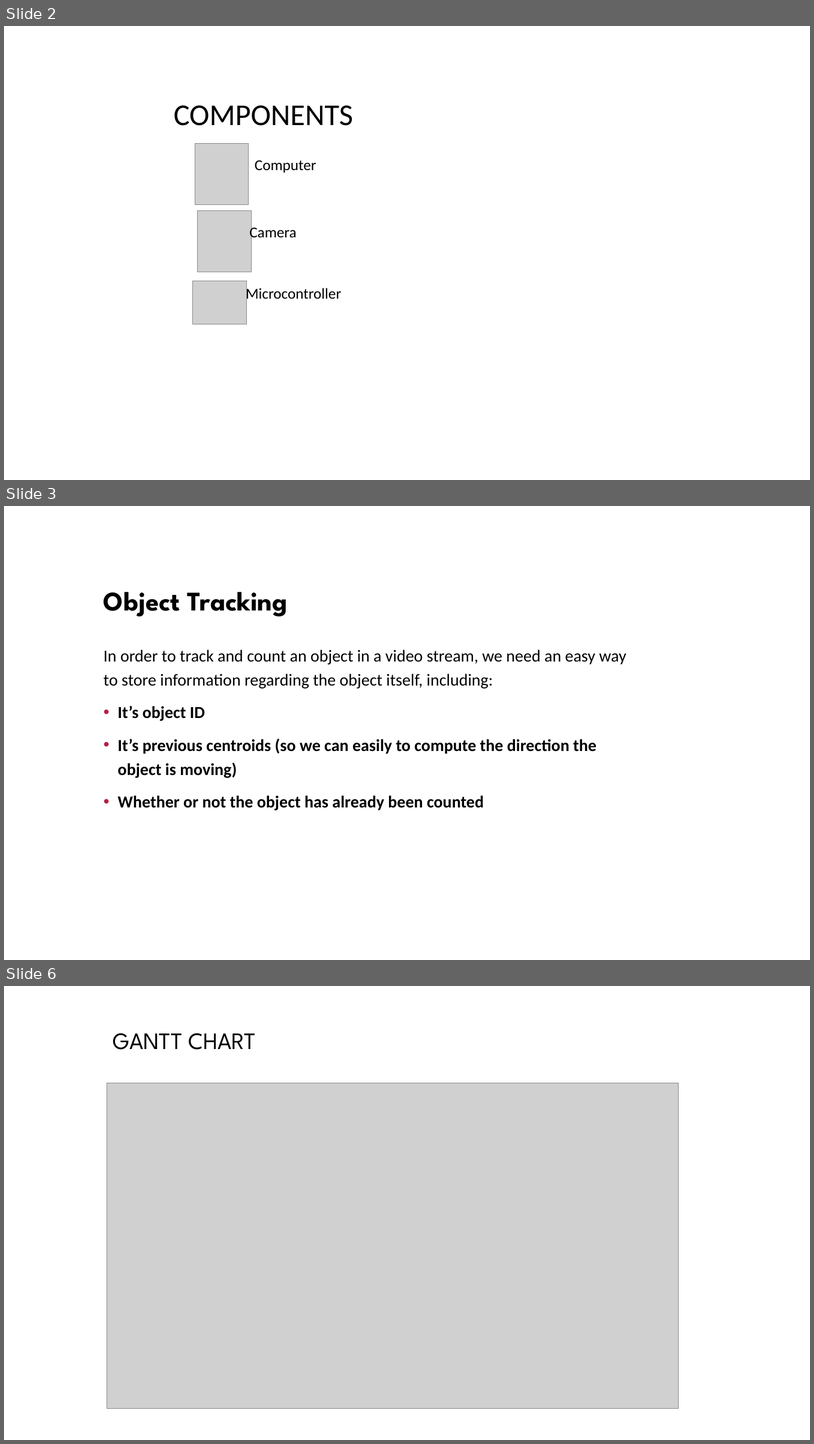
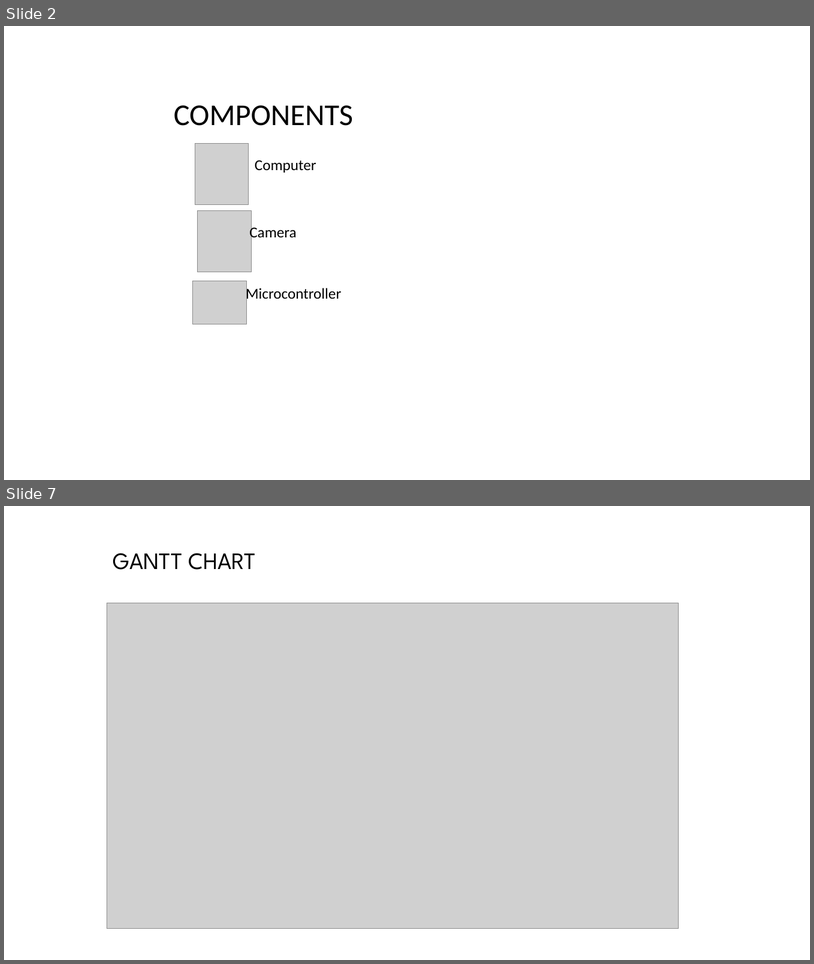
Before and after one commit to tapuzaman/cse299, a slide deck: Presentations/Security Buddy_1.ppt. Shown one above the other, each under a label of ours: slides 2, 3 and 6 before the commit, slides 2 and 7 after it; the slides between them are not shown. The pictures are 814x1444 and 814x964 pixels, drawn with LibreOffice and Linux fonts; fonts in the diff are those of the drawing; grey boxes stand for pictures; background and template pictures are left out. Boxes give left, top, right and bottom in pixels: in the first picture for what was removed or moved away, otherwise in the second. Text is boxed around its words. In the diff, an @@ line names an element or a change of style, - is before the commit and + after.

```diff
--- a/Presentations/Security Buddy_1.ppt
+++ b/Presentations/Security Buddy_1.ppt
@@ slide 3 removed at (x1=4, y1=506, x2=810, y2=960), background picture (left out) @@
@@ text removed at (x1=104, y1=592, x2=287, y2=616) @@
-Object Tracking
@@ text removed at (x1=104, y1=649, x2=626, y2=810) @@
-In order to track and count an object in a video stream, we need an easy way to store information regarding the object itself, including:
-• It’s object ID
-• It’s previous centroids (so we can easily to compute the direction the object is moving)
-• Whether or not the object has already been counted
@@ what was slide 6 is now slide 7 @@
```
Also in this commit, not shown: 4 slides added, 2 other slides removed, 1 other file.
